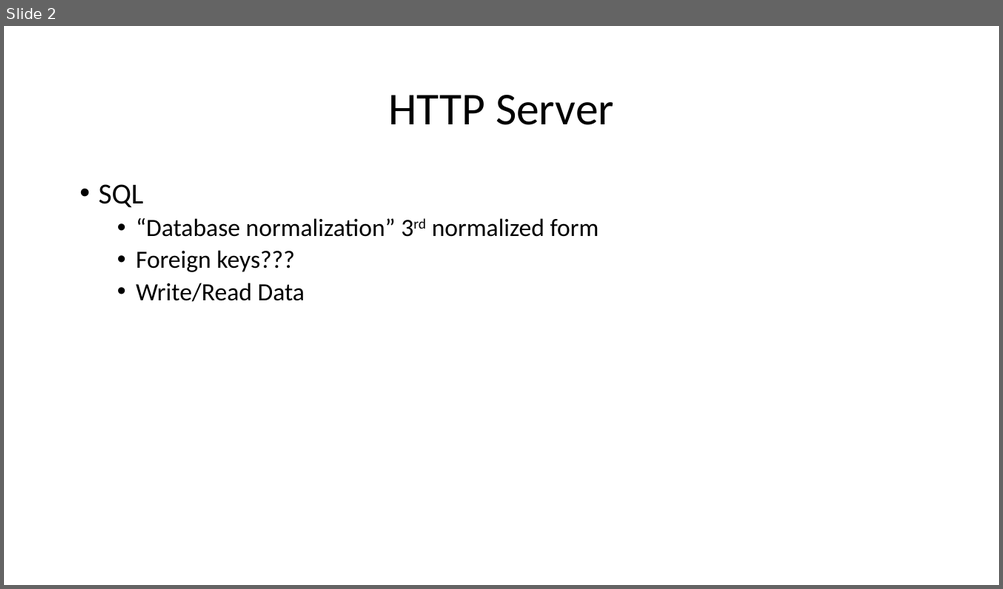
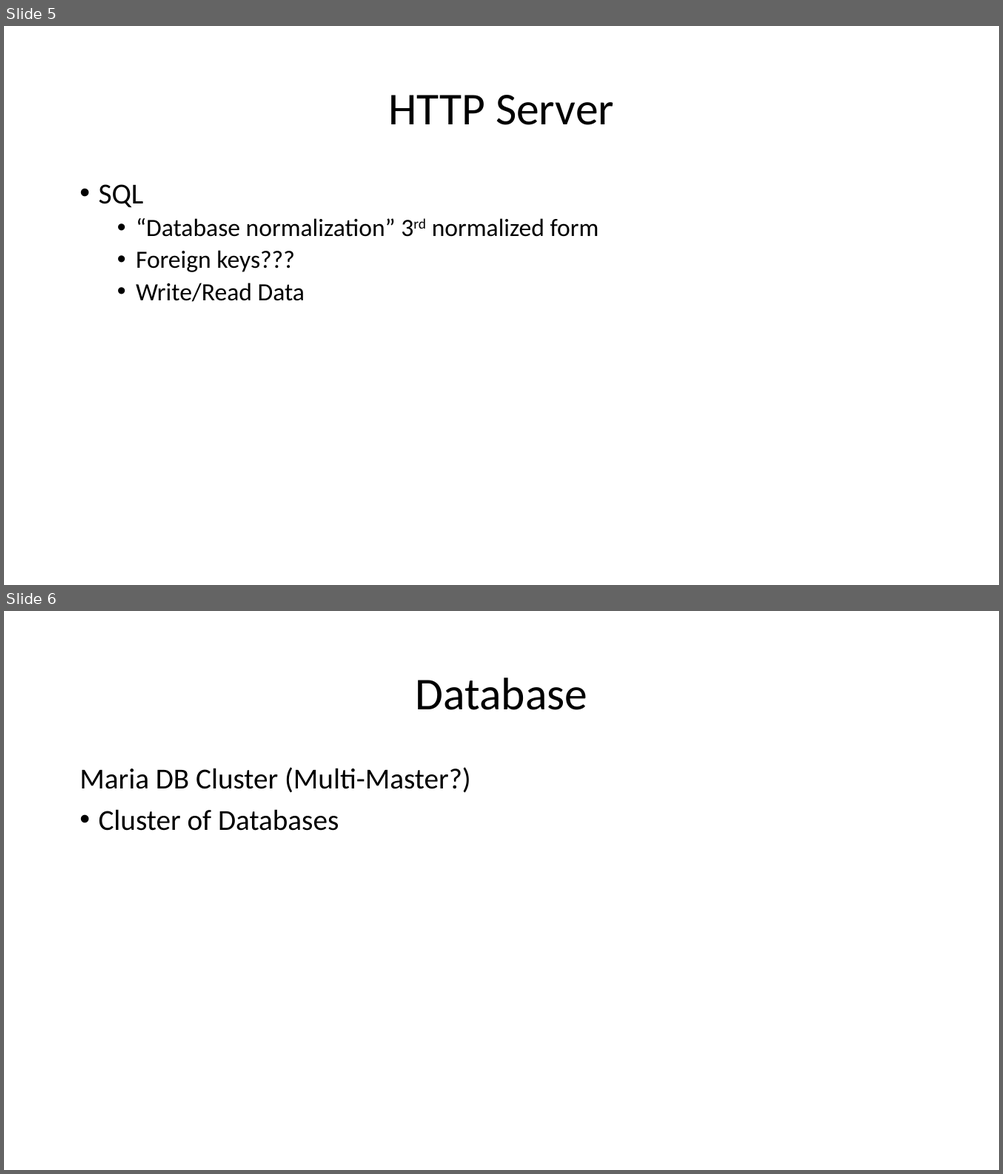
Before and after one commit to snowguy37/AUTOmato, a slide deck: Outline.pptx. Shown one above the other, each under a label of ours: slide 2 before the commit, slides 5 and 6 after it. The pictures are 1003x589 and 1003x1174 pixels, drawn with LibreOffice and Linux fonts; fonts in the diff are those of the drawing. Boxes give left, top, right and bottom in pixels: in the first picture for what was removed or moved away, otherwise in the second. Text is boxed around its words. In the diff, an @@ line names an element or a change of style, - is before the commit and + after.

```diff
--- a/Outline.pptx
+++ b/Outline.pptx
@@ slide 6 added at (4,611,999,1170), background #FFFFFF @@
@@ title added at (415,678,587,710), 44 pt, text #000000 @@
+Database
@@ text added at (79,767,471,831), 28 pt, text #000000 @@
+Maria DB Cluster (Multi-Master?)
+• Cluster of Databases
@@ what was slide 2 is now slide 5 @@
```
Also in this commit, not shown: 5 other slides added, 2 slides removed, 3 other files.
